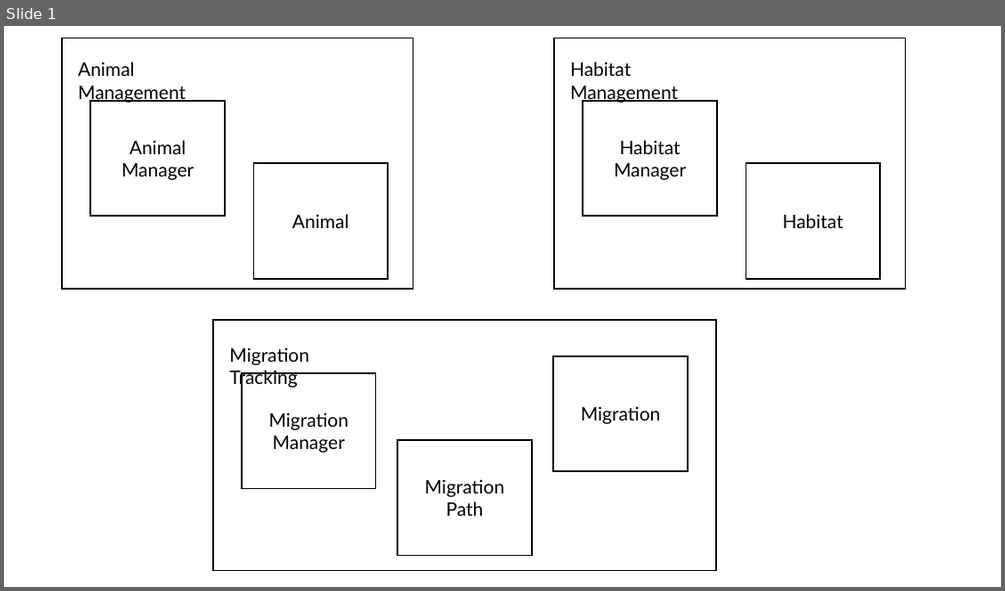
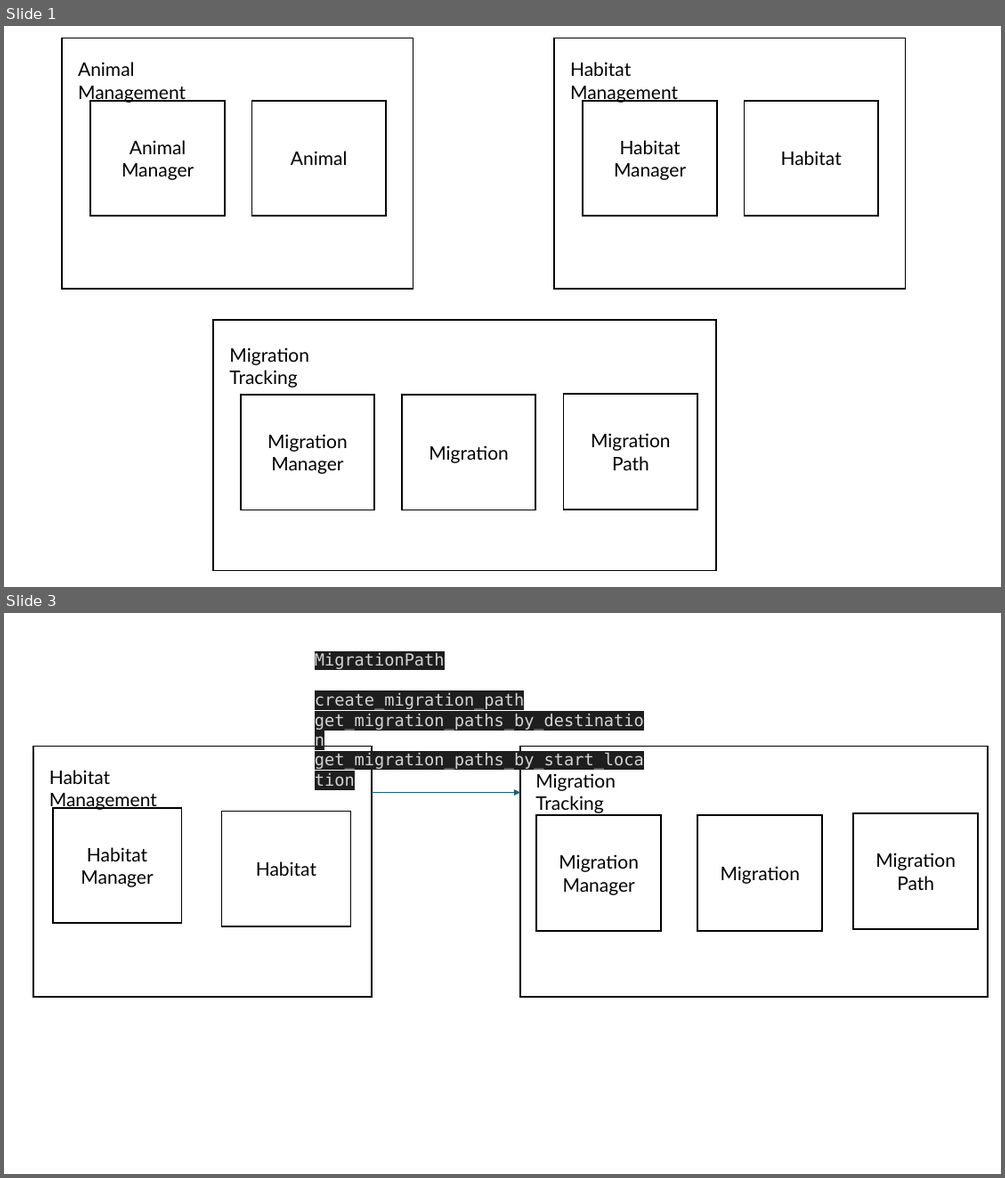
Before and after one commit to ealvare04/cs411-fall-2024, a slide deck: HW3 Design/wildlife_tracker/wildlife dependencies.pptx. Shown one above the other, each under a label of ours: slide 1 before the commit, slides 1 and 3 after it; the slides between them are not shown. The pictures are 1005x591 and 1005x1178 pixels, drawn with LibreOffice and Linux fonts; fonts in the diff are those of the drawing. Boxes give left, top, right and bottom in pixels: in the first picture for what was removed or moved away, otherwise in the second. Text is boxed around its words. In the diff, an @@ line names an element or a change of style, - is before the commit and + after.

```diff
--- a/HW3 Design/wildlife_tracker/wildlife dependencies.pptx
+++ b/HW3 Design/wildlife_tracker/wildlife dependencies.pptx
@@ slide 3 added at (x1=4, y1=613, x2=1001, y2=1174), background #FFFFFF @@
@@ text added at (x1=315, y1=653, x2=644, y2=771), 16 pt, text #D4D4D4 @@
+MigrationPath
+create_migration_path
+get_migration_paths_by_destination
+get_migration_paths_by_start_location
@@ rectangle added at (x1=33, y1=747, x2=372, y2=997), outline #000000 1.5 pt @@
@@ text added at (x1=49, y1=770, x2=157, y2=811), 18 pt, text #000000 @@
+Habitat Management
@@ rectangle added at (x1=520, y1=747, x2=987, y2=997), outline #000000 1.5 pt @@
@@ arrow added from (372, 793) to (520, 793), #156082 1.5 pt @@
@@ text added at (x1=535, y1=773, x2=615, y2=813), 18 pt, text #000000 @@
+Migration Tracking
@@ rectangle added at (x1=53, y1=807, x2=182, y2=923), outline #000000 1.5 pt, 18 pt, text #000000 @@
+Habitat Manager
@@ rectangle added at (x1=222, y1=811, x2=351, y2=926), outline #000000 1.5 pt, 18 pt, text #000000 @@
+Habitat
@@ rectangle added at (x1=536, y1=816, x2=662, y2=931), outline #000000 1.5 pt, 18 pt, text #000000 @@
+Migration Manager
@@ rectangle added at (x1=698, y1=816, x2=823, y2=931), outline #000000 1.5 pt, 18 pt, text #000000 @@
+Migration
@@ rectangle added at (x1=853, y1=813, x2=979, y2=929), outline #000000 1.5 pt, 18 pt, text #000000 @@
+Migration Path
@@ slide 1 changed as well @@
@@ rectangle "Animal" moved from (x1=254, y1=164, x2=388, y2=279) to (x1=252, y1=101, x2=386, y2=216) @@
@@ rectangle "Habitat" moved from (x1=745, y1=164, x2=880, y2=279) to (x1=744, y1=101, x2=878, y2=216) @@
@@ rectangle "Migration Manager" moved from (x1=242, y1=374, x2=376, y2=489) to (x1=241, y1=394, x2=374, y2=510) @@
@@ rectangle "Migration" moved from (x1=554, y1=356, x2=688, y2=472) to (x1=402, y1=394, x2=535, y2=510) @@
@@ rectangle "Migration Path" moved from (x1=397, y1=440, x2=531, y2=556) to (x1=563, y1=394, x2=697, y2=509) @@
```
Also in this commit, not shown: 1 other slide added, 2 other files.
